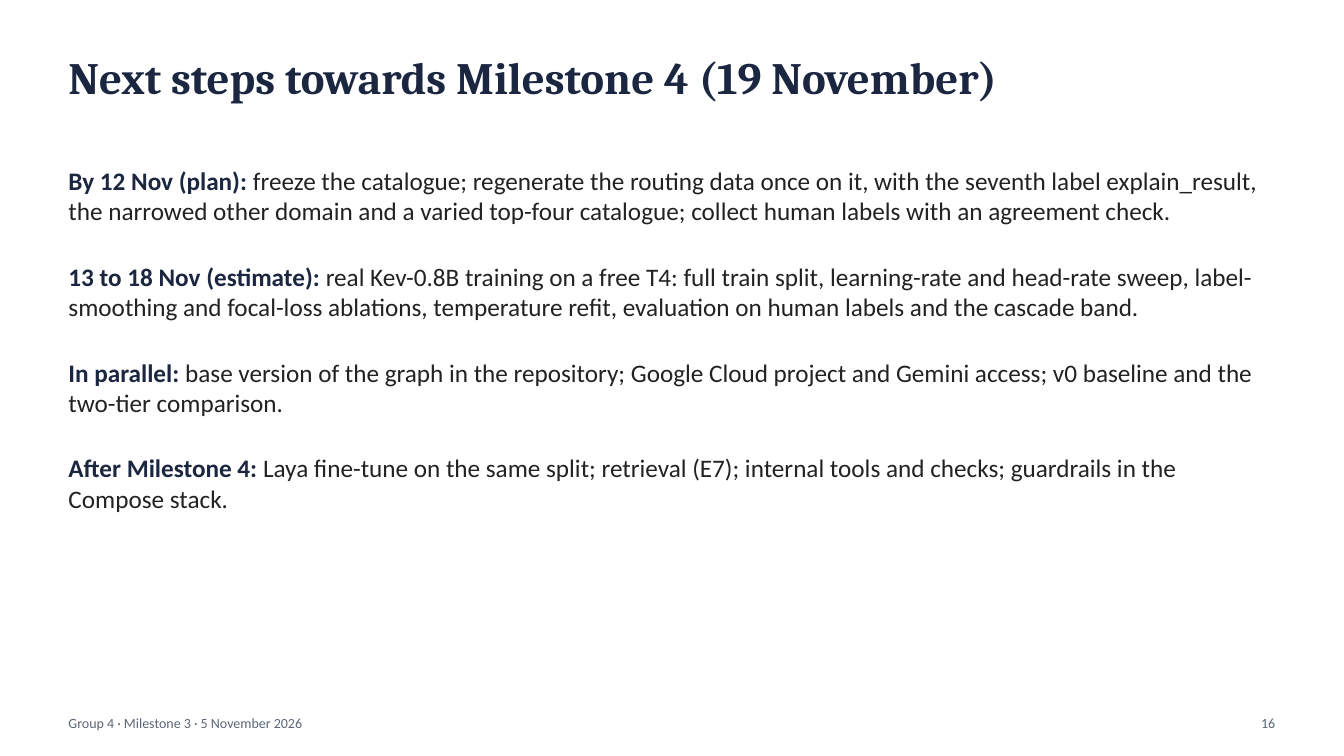
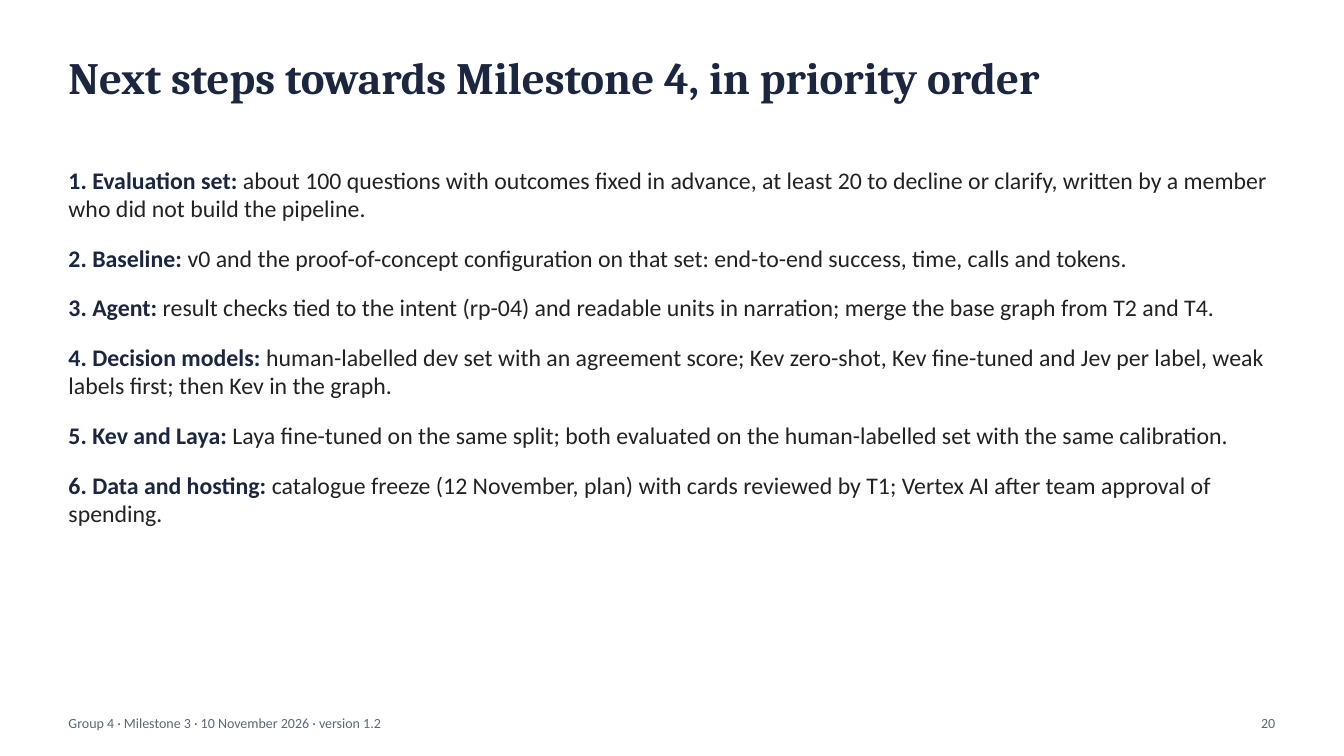
Before and after one commit to sathyaIITM/Group-4-DS-and-AI-Lab-Project, a slide deck: slide 20 of docs/milestones/Milestone3_TA_Presentation.pptx (slide 16 before the commit). Drawn at 1344x756 pixels with LibreOffice and Linux fonts; fonts in the diff are those of the drawing. Boxes give left, top, right and bottom in pixels: in the first picture for what was removed or moved away, otherwise in the second. Text is boxed around its words. In the diff, an @@ line names an element or a change of style, - is before the commit and + after.

Commit message:
DOC: Milestone 3 v1.2 final: slides, sign-off, items moved to Milestone 4, file links in the report; pin the embedding model and pgvector image, record run metadata, add the repeat run and a lock file.

```diff
--- a/docs/milestones/Milestone3_TA_Presentation.pptx
+++ b/docs/milestones/Milestone3_TA_Presentation.pptx
@@ text at (68,63,1039,104): text changed @@
-Next steps towards Milestone 4 (19 November)
+Next steps towards Milestone 4, in priority order
@@ text at (68,172,1267,526): text changed; size 18 to 17 pt @@
-By 12 Nov (plan): freeze the catalogue; regenerate the routing data once on it, with the seventh label explain_result, the narrowed other domain and a varied top-four catalogue; collect human labels with an agreement check.
-13 to 18 Nov (estimate): real Kev-0.8B training on a free T4: full train split, learning-rate and head-rate sweep, label-smoothing and focal-loss ablations, temperature refit, evaluation on human labels and the cascade band.
-In parallel: base version of the graph in the repository; Google Cloud project and Gemini access; v0 baseline and the two-tier comparison.
-After Milestone 4: Laya fine-tune on the same split; retrieval (E7); internal tools and checks; guardrails in the Compose stack.
+1. Evaluation set: about 100 questions with outcomes fixed in advance, at least 20 to decline or clarify, written by a member who did not build the pipeline.
+2. Baseline: v0 and the proof-of-concept configuration on that set: end-to-end success, time, calls and tokens.
+3. Agent: result checks tied to the intent (rp-04) and readable units in narration; merge the base graph from T2 and T4.
+4. Decision models: human-labelled dev set with an agreement score; Kev zero-shot, Kev fine-tuned and Jev per label, weak labels first; then Kev in the graph.
+5. Kev and Laya: Laya fine-tuned on the same split; both evaluated on the human-labelled set with the same calibration.
+6. Data and hosting: catalogue freeze (12 November, plan) with cards reviewed by T1; Vertex AI after team approval of spending.
@@ text at (68,718,381,730): text changed @@
-Group 4 · Milestone 3 · 5 November 2026
+Group 4 · Milestone 3 · 10 November 2026 · version 1.2
@@ text at (1261,719,1275,728): text changed @@
-16
+20
```
Also in this commit, not shown: 16 other slides changed, 4 slides added, 10 other files.
